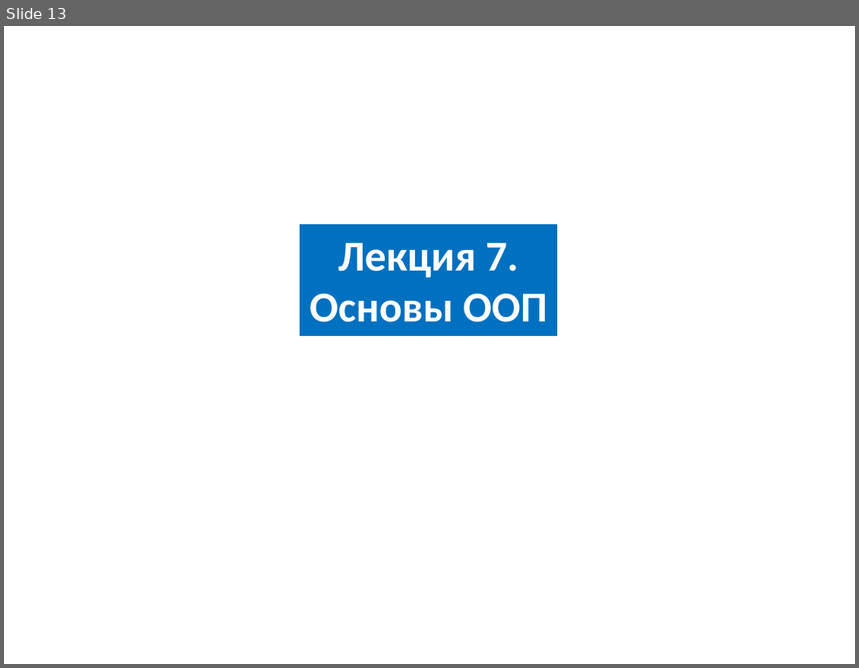
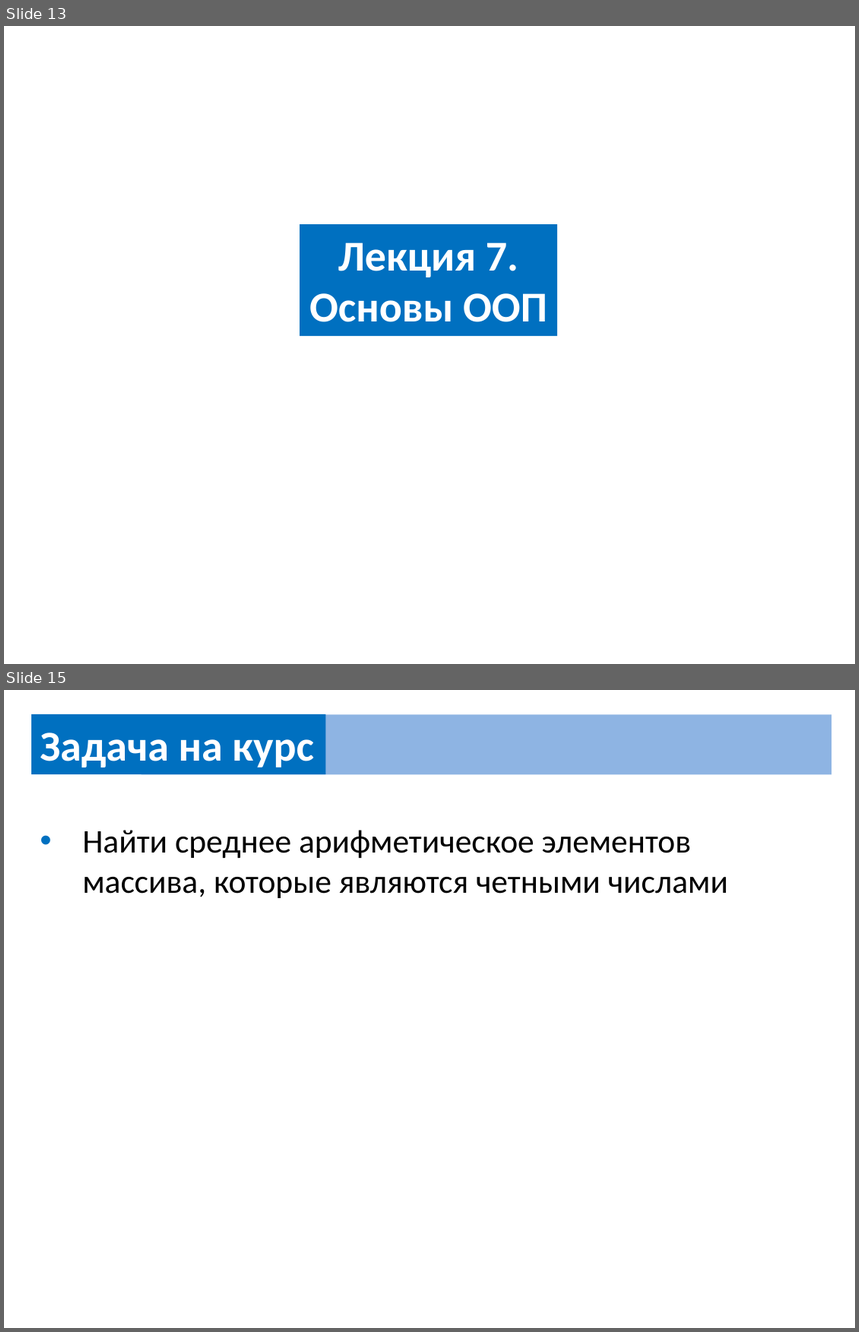
Before and after one commit to UsovaAnna/lesson, a slide deck: src/сourse/course_task.pptx. Shown one above the other, each under a label of ours: slide 13 before the commit, slides 13 and 15 after it; the slides between them are not shown. The pictures are 859x668 and 859x1332 pixels, drawn with LibreOffice and Linux fonts; fonts in the diff are those of the drawing. Boxes give left, top, right and bottom in pixels: in the first picture for what was removed or moved away, otherwise in the second. Text is boxed around its words. In the diff, an @@ line names an element or a change of style, - is before the commit and + after.

```diff
--- a/src/сourse/course_task.pptx
+++ b/src/сourse/course_task.pptx
@@ slide 15 added at (4,690,855,1328), background #FFFFFF @@
@@ rectangle added at (31,714,325,775), fill #0070C0, 36 pt, text #FFFFFF, bold @@
+Задача на курс
@@ rectangle added at (141,714,832,775), fill #8EB4E3 @@
@@ text added at (82,830,728,898), 28 pt, text #000000 @@
+• Найти среднее арифметическое элементов массива, которые являются четными числами
```
Also in this commit, not shown: 2 other slides added, 1 other file.
